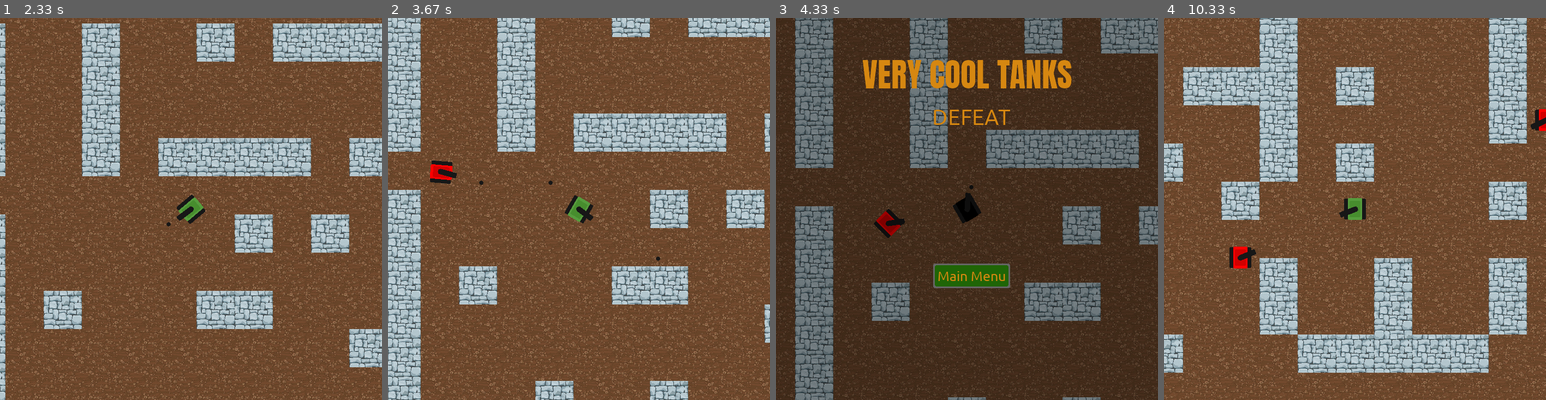
Above: before the commit, frames 1-4 (left to right).
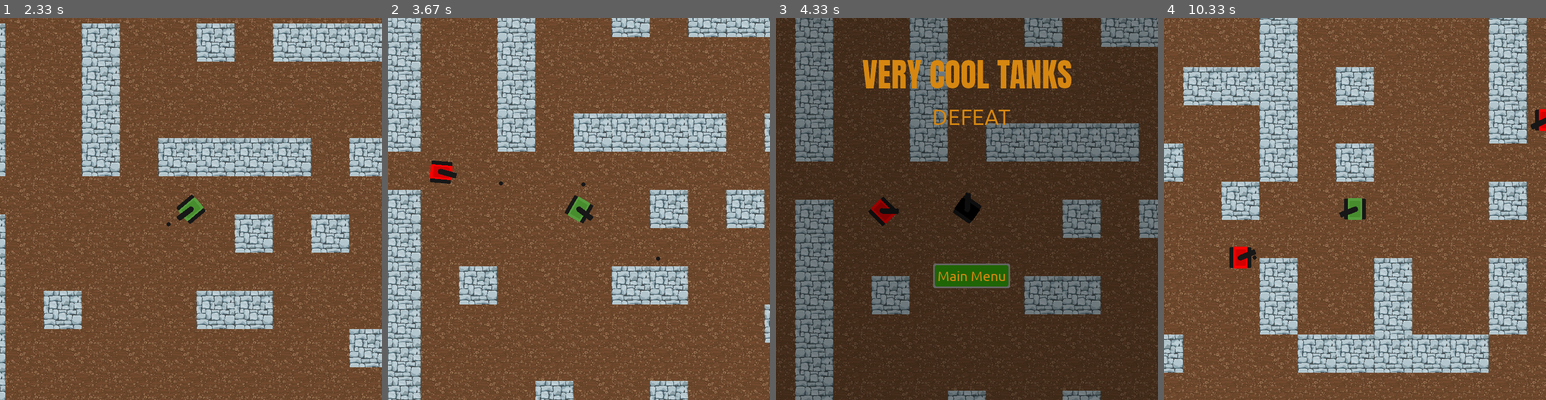
Above: after the commit, the same moments.

Repository: Camleaf/ICS3U
Game: pygame game, started from U3/main.py
Same seed, same stepped clock (60 frames per second), same inputs: the game is played once before the commit and once after it.
Inputs (mouse positions are in pixels of both pictures, inside the frame that each line leads up to):
- Up to frame 1 (2.33 s): click (191, 289) at 0.38 s; click (194, 293) at 0.72 s; tap Space at 1, 1.4, 1.7, 1.9, 2.23 s; hold D 1.33-1.8 s; move the mouse to (99, 212) at 1.37 s; hold W 1.83-2.13 s; move the mouse to (229, 293) at 1.87 s; hold D from 2.17 s (still down); move the mouse to (72, 296) at 2.2 s
- Up to frame 2 (3.67 s): tap Space at 2.53, 2.73, 3.03, 3.3, 3.63 s; release D at 2.63 s; hold A 2.67-3.2 s; move the mouse to (636, 75) at 2.7 s; hold S 3.23-3.53 s; move the mouse to (720, 342) at 3.27 s; hold A from 3.57 s (still down); move the mouse to (624, 243) at 3.6 s
- Up to frame 3 (4.33 s): tap Space at 3.93, 4.07 s; release A at 3.97 s; hold W from 4 s (still down); move the mouse to (974, 79) at 4.03 s
- Up to frame 4 (10.33 s): release W at 4.37 s; click (1358, 273) at 5.12 s; click (1446, 262) at 5.45 s; click (1454, 270) at 5.78 s; click (1358, 293) at 6.52 s; hold A 6.8-7.27 s; move the mouse to (1228, 247) at 6.83 s; tap Space at 6.87, 7.17, 7.37, 7.67, 7.87, 8.2, 8.5, 8.7, 9, 9.27, 9.6, 9.9, 10.03 s; hold D 7.3-7.77 s; move the mouse to (1236, 159) at 7.33 s; hold W 7.8-8.1 s; move the mouse to (1488, 285) at 7.83 s; hold D 8.13-8.6 s; move the mouse to (1244, 136) at 8.17 s; hold A 8.63-9.17 s; move the mouse to (1240, 79) at 8.67 s; hold S 9.2-9.5 s; move the mouse to (1370, 193) at 9.23 s; hold A 9.53-9.93 s; move the mouse to (1263, 277) at 9.57 s; hold W from 9.97 s (still down); move the mouse to (1248, 251) at 10 s

Frame 1 is identical in both runs. In frame 2, less than 0.1% of the frame differs, in the area x 23-52%, y 42-45%; in frame 3, 20%, in the area x 0-100%, y 0-100%; in frame 4, less than 0.1%.

Commit message:
some performance stuff

Diff:
--- a/U3/utils/enemies/main.py
+++ b/U3/utils/enemies/main.py
@@ -177,7 +177,7 @@
     def check_shots(self, tick):
         for unit in self.units:
             if unit.activated:
-                if tick <= 5:
+                if tick <= 3:
                     continue
                 if unit.shot_cooldown < 20:
                     unit.shot_cooldown += 1
